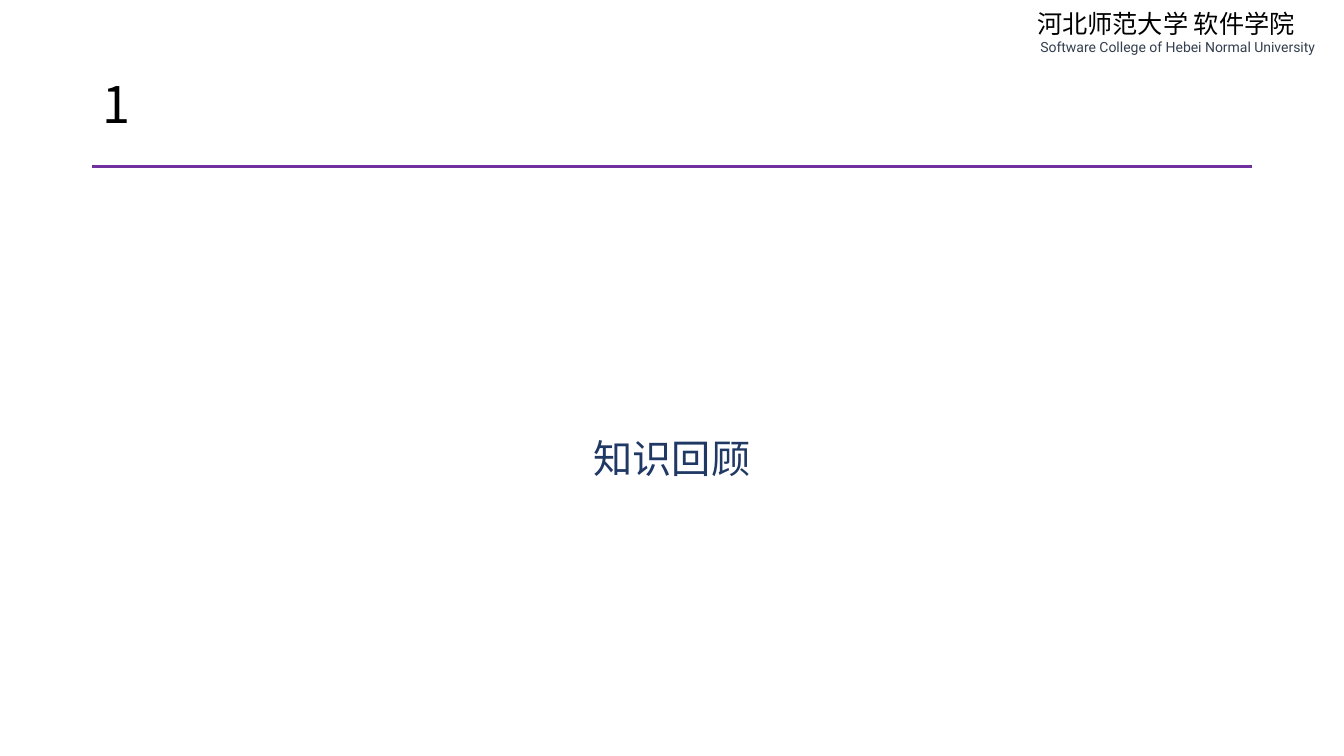
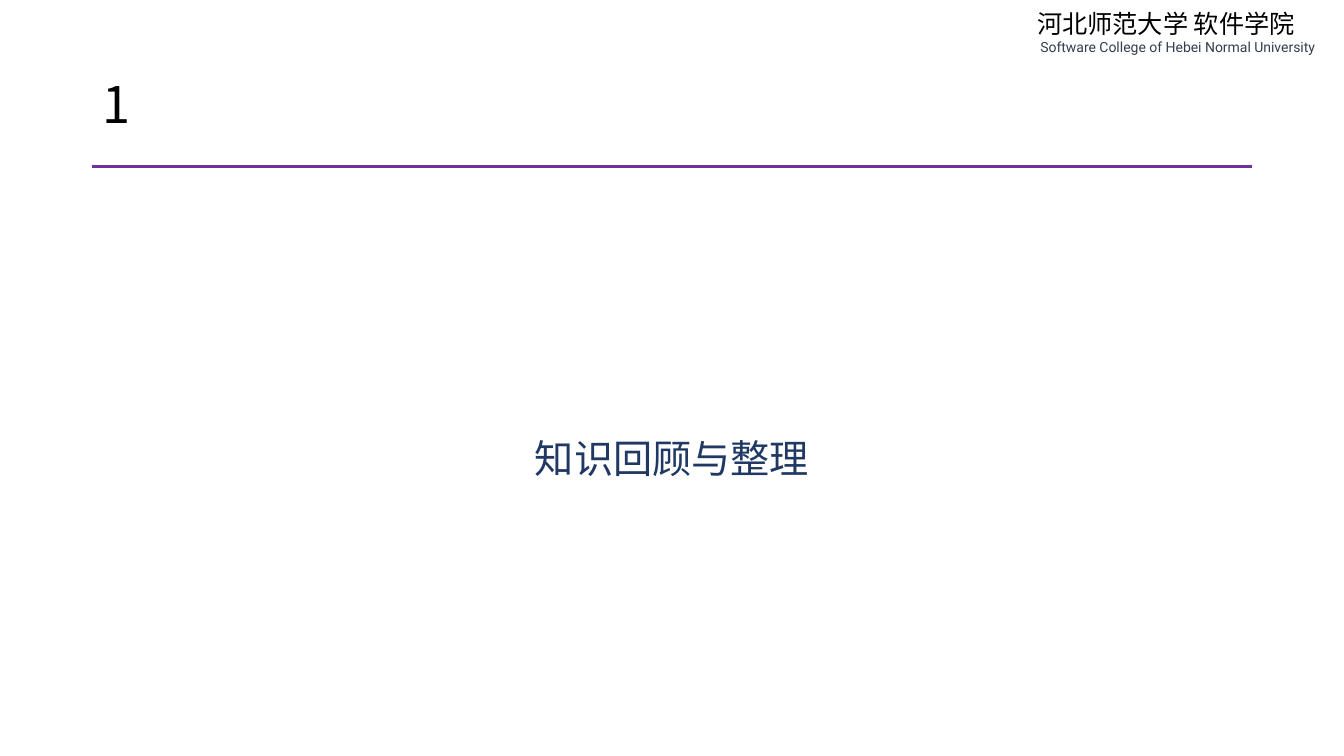
Before and after one commit to edu2act/course-php-serverside-development-on-linux, a slide deck: slide 3 of materials/slides/ch01-review-and-linux.pptx. Drawn at 1344x756 pixels with LibreOffice and Linux fonts; fonts in the diff are those of the drawing. Boxes give left, top, right and bottom in pixels: in the first picture for what was removed or moved away, otherwise in the second. Text is boxed around its words. In the diff, an @@ line names an element or a change of style, - is before the commit and + after.

```diff
--- a/materials/slides/ch01-review-and-linux.pptx
+++ b/materials/slides/ch01-review-and-linux.pptx
@@ text at bbox=[535, 440, 809, 476]: text changed @@
-知识回顾
+知识回顾与整理
```
Also in this commit, not shown: 26 other slides changed, 2 other files.
